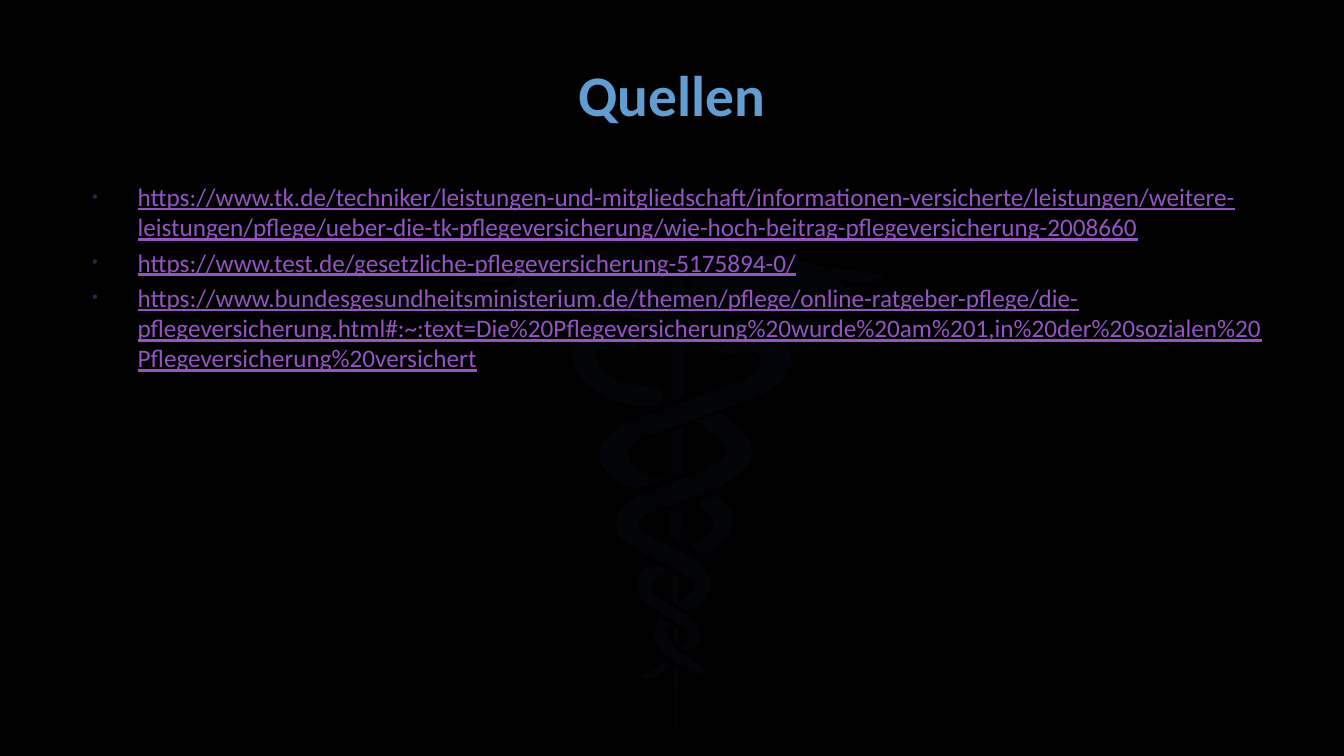
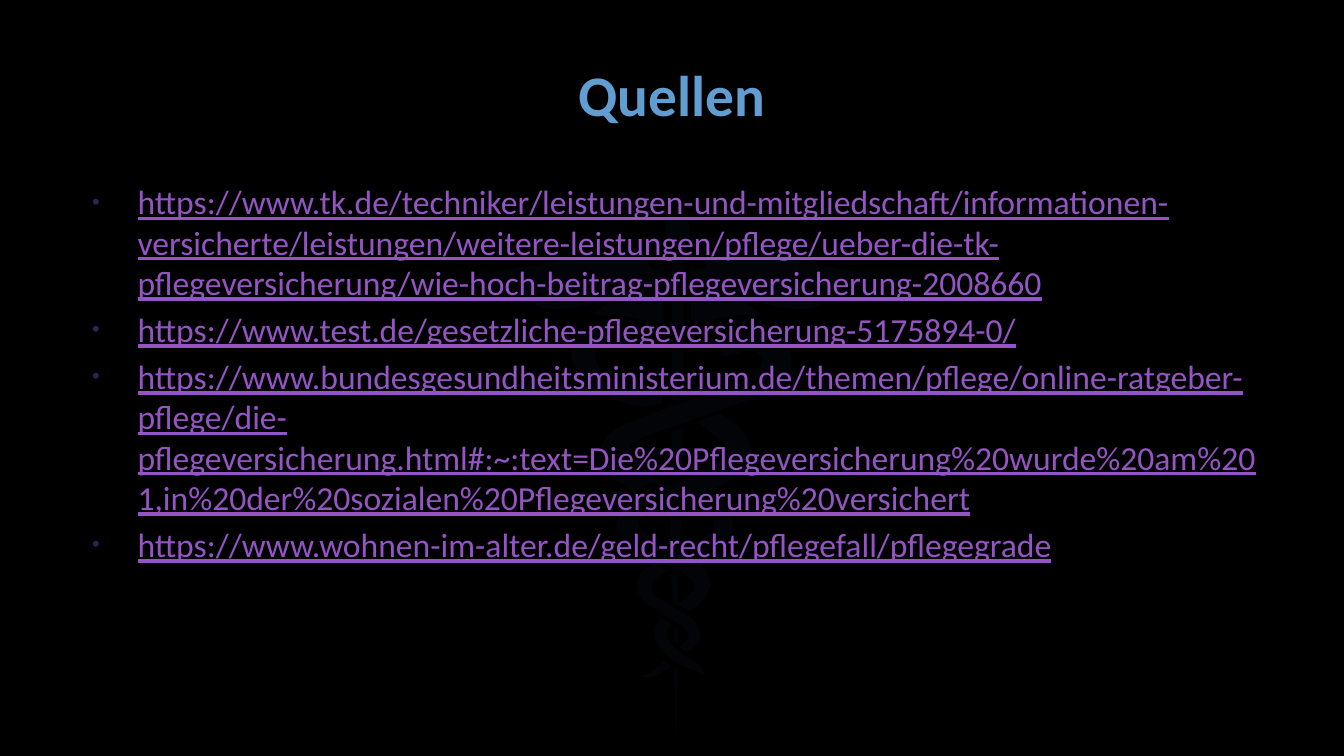
Before and after one commit to Vincent-Luca/school, a slide deck: slide 11 of Politik/Pflegeversicherung.pptx (slide 6 before the commit). Drawn at 1344x756 pixels with LibreOffice and Linux fonts; fonts in the diff are those of the drawing; background and template pictures are left out. Boxes give left, top, right and bottom in pixels: in the first picture for what was removed or moved away, otherwise in the second. Text is boxed around its words. In the diff, an @@ line names an element or a change of style, - is before the commit and + after.

```diff
--- a/Politik/Pflegeversicherung.pptx
+++ b/Politik/Pflegeversicherung.pptx
@@ text at <box>138,190,1256,516</box>: size 18 to 24 pt in "https://www.tk.de/techniker/leistungen-und-mitgliedschaft/in ...", "https://www.test.de/gesetzliche-pflegeversicherung-5175894-0 ...", "https://www.bundesgesundheitsministerium.de/themen/pflege/on ..."; more space between paragraphs @@
@@ text at <box>138,533,1052,563</box>: paragraph added @@
+• https://www.wohnen-im-alter.de/geld-recht/pflegefall/pflegegrade
```
Also in this commit, not shown: 1 other slide changed, 6 slides added, 1 slide removed.
